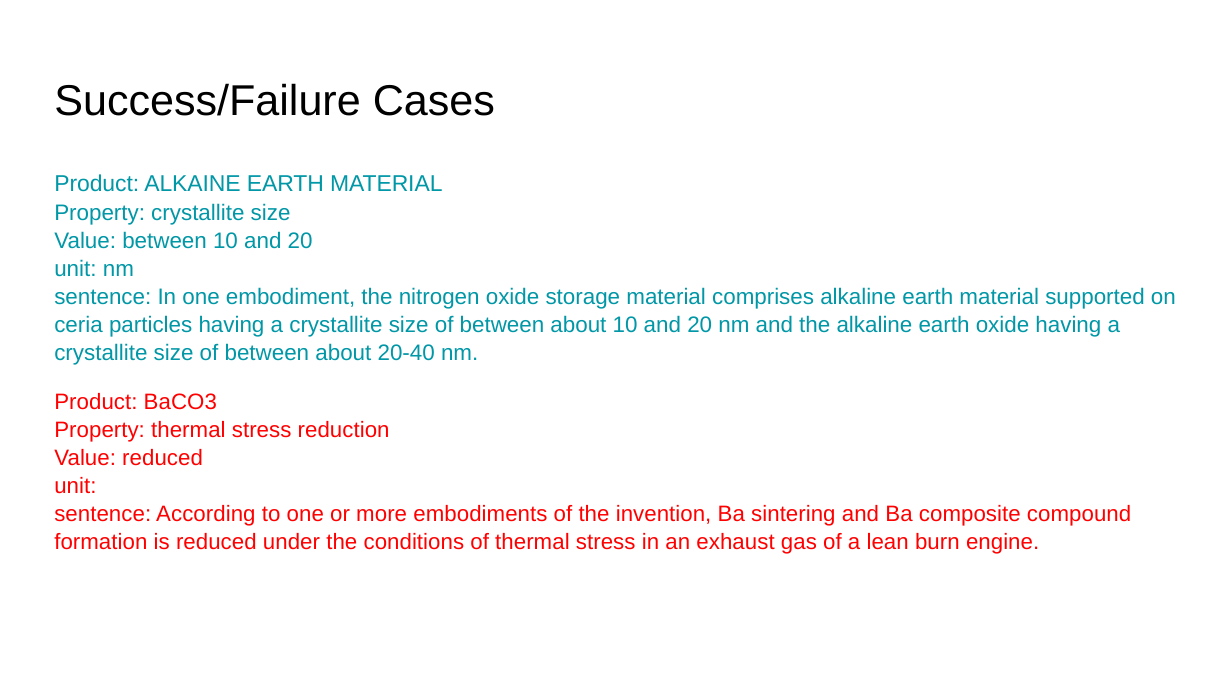
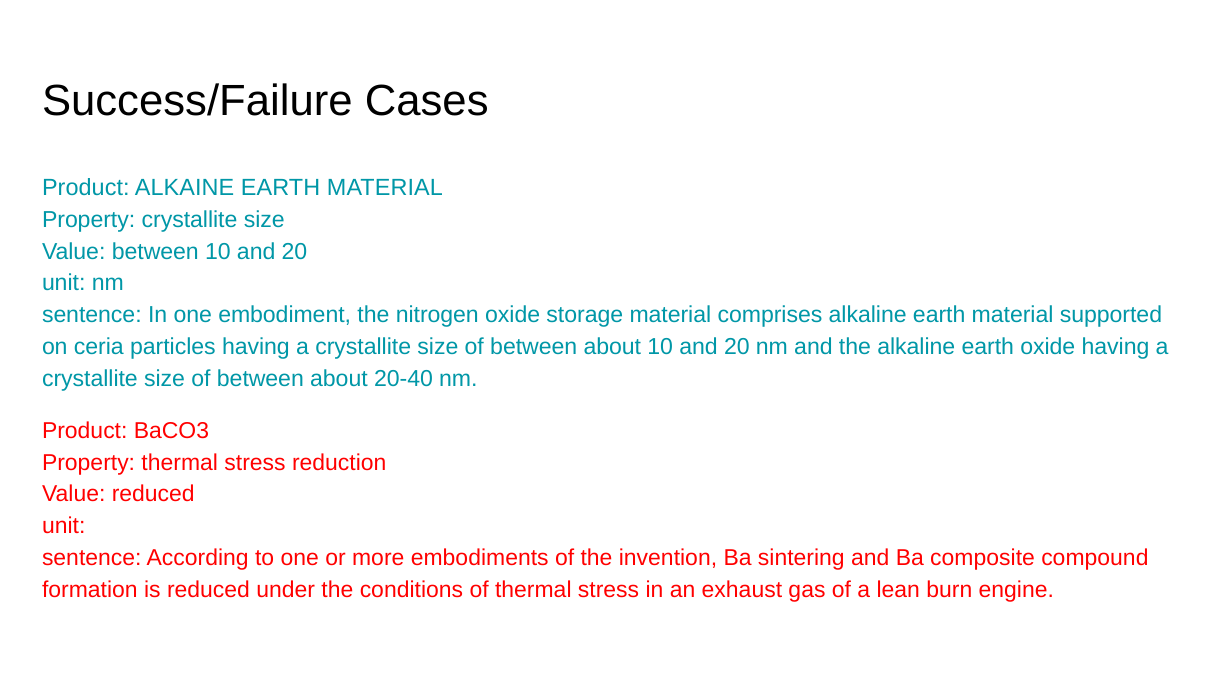
Before and after one commit to rizwanishaq/basf_challenge, a slide deck: slide 10 of Challenge-Patent Analysis.pptx. Drawn at 1232x693 pixels with LibreOffice and Linux fonts; fonts in the diff are those of the drawing. Boxes give left, top, right and bottom in pixels: in the first picture for what was removed or moved away, otherwise in the second. Text is boxed around its words. In the diff, an @@ line names an element or a change of style, - is before the commit and + after.

```diff
--- a/Challenge-Patent Analysis.pptx
+++ b/Challenge-Patent Analysis.pptx
@@ title "Success/Failure Cases" at bbox=[42, 83, 489, 116]: size 25.2 to 25.5 pt @@
@@ text "Product: ALKAINE EARTH MATERIAL Property: ..." at bbox=[42, 178, 1169, 602]: size 13.3 to 13.8 pt in "Product: ALKAINE EARTH MATERIAL"; size 13.1 to 13.5 pt in "Property: crystallite size Value: between 10 and ..."; size 13 to 13.4 pt in "Product: BaCO3 Property: thermal stress reduction Value: ..."; line spacing 1.05 to 1.15 @@
```
Also in this commit, not shown: 9 other slides changed.
